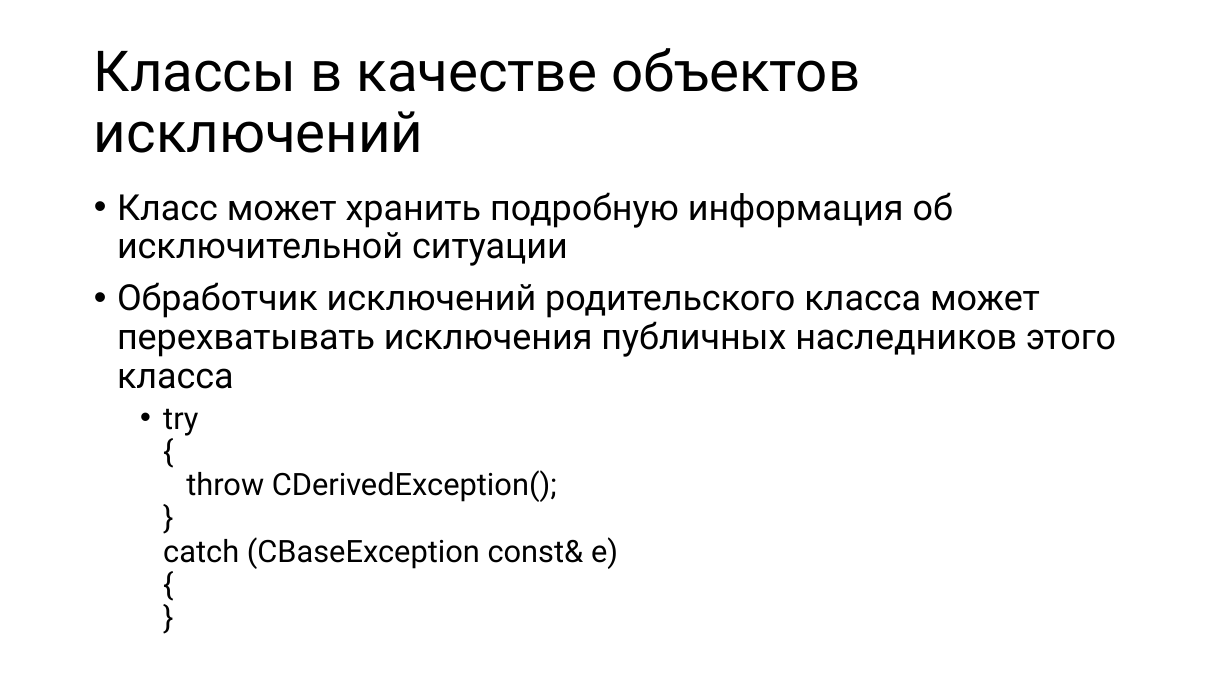
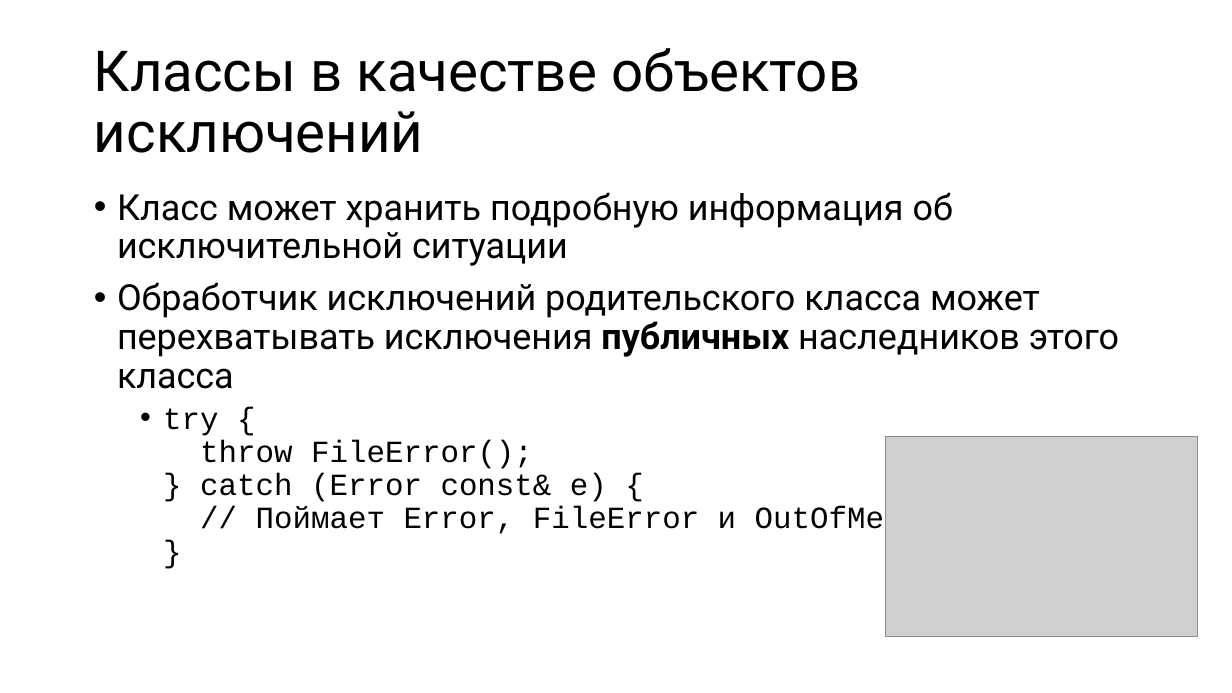
Before and after one commit to alexey-malov/oop, a slide deck: slide 14 of lectures/05/Обработка ошибок и исключительных ситуаций.pptx. Drawn at 1232x693 pixels with LibreOffice and Linux fonts; fonts in the diff are those of the drawing; grey boxes stand for pictures. Boxes give left, top, right and bottom in pixels: in the first picture for what was removed or moved away, otherwise in the second. Text is boxed around its words. In the diff, an @@ line names an element or a change of style, - is before the commit and + after.

Commit message:
обновил презентацию по обработке исключений

```diff
--- a/lectures/05/Обработка ошибок и исключительных ситуаций.pptx
+++ b/lectures/05/Обработка ошибок и исключительных ситуаций.pptx
@@ text at (117,282,1119,389): bold on in "публичных" @@
@@ text at (163,408,958,537): text changed; font Roboto to Courier New @@
-  • try
-    {
-    throw CDerivedException();
-    }
-    catch (CBaseException const& e)
-    {
-    }
+  • try {
+    throw FileError();
+    } catch (Error const& e) {
+    // Поймает Error, FileError и OutOfMemory
+    }
@@ picture added at (885,437,1198,637) @@
```
Also in this commit, not shown: 13 other slides changed, 1 other file.
